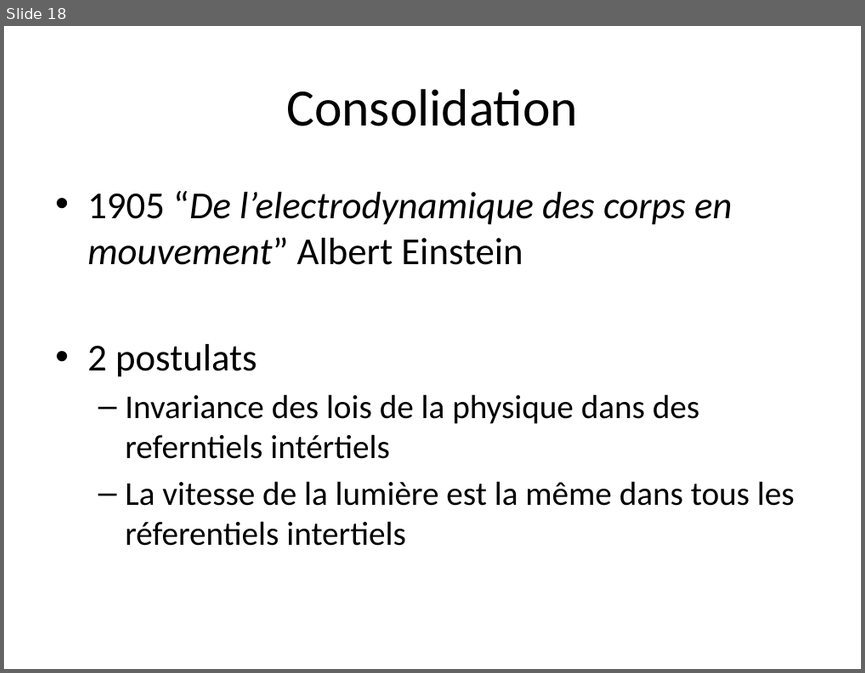
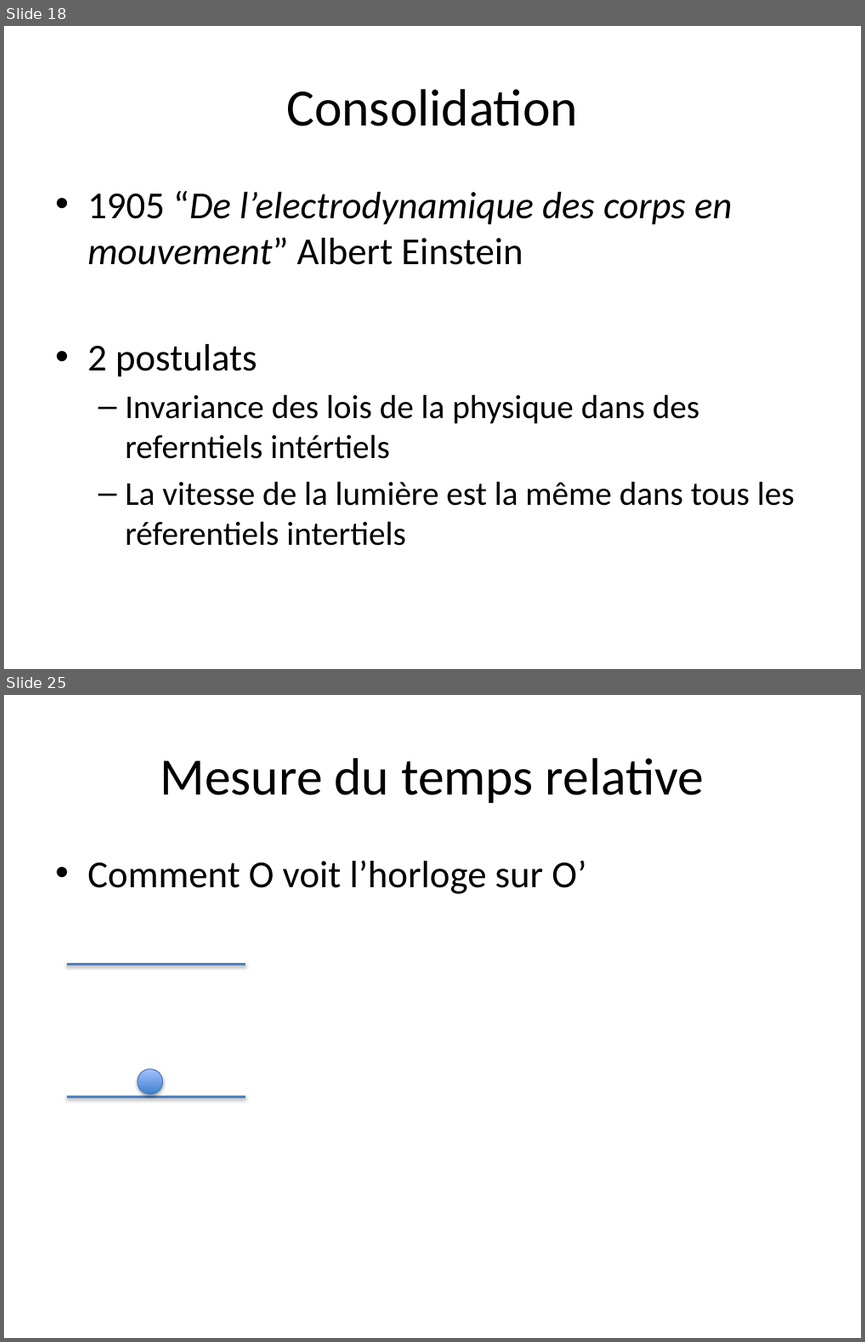
Before and after one commit to jraniero/relativity, a slide deck: Presentation1.pptx. Shown one above the other, each under a label of ours: slide 18 before the commit, slides 18 and 25 after it; the slides between them are not shown. The pictures are 865x673 and 865x1342 pixels, drawn with LibreOffice and Linux fonts; fonts in the diff are those of the drawing. Boxes give left, top, right and bottom in pixels: in the first picture for what was removed or moved away, otherwise in the second. Text is boxed around its words. In the diff, an @@ line names an element or a change of style, - is before the commit and + after.

```diff
--- a/Presentation1.pptx
+++ b/Presentation1.pptx
@@ slide 25 added at box(4, 695, 861, 1338), background #FFFFFF @@
@@ title added at box(160, 758, 704, 803), 44 pt, text #000000 @@
+Mesure du temps relative
@@ text added at box(87, 860, 586, 894), 32 pt, text #000000 @@
+• Comment O voit l’horloge sur O’
@@ line added from (67, 964) to (245, 964), #4F81BD 2 pt @@
@@ ellipse added at box(137, 1068, 162, 1094), fill gradient #3F80CE to #A4C4FF, outline #4B7EBC 0.75 pt @@
@@ line added from (67, 1096) to (245, 1096), #4F81BD 2 pt @@
```
Also in this commit, not shown: 7 other slides added.
